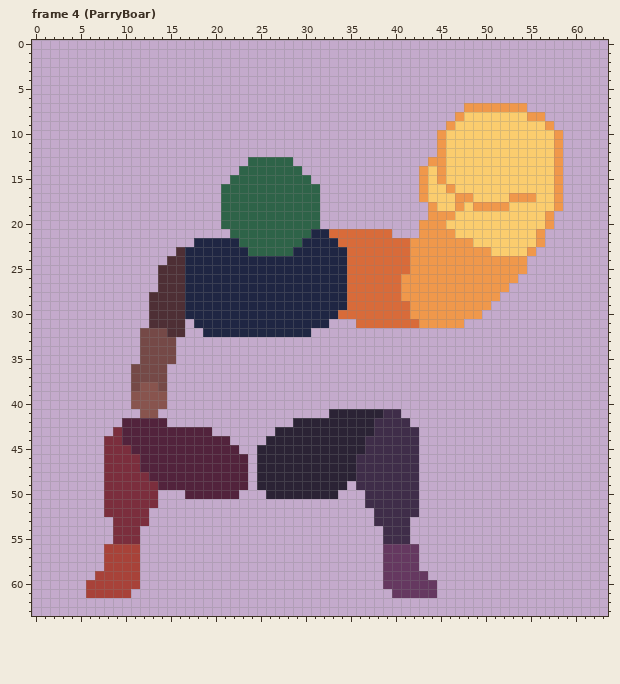
Edited in one commit: pixel-art file (Personal_Roberto/ASEPRITE/1. Liora/Liora_Boar.aseprite). This is how it looked before the edit.
64x64 pixels, 12 frames. Shown: frame 4 (ParryBoar). The commit also changed other frames, which this record leaves out.
And afterwards:
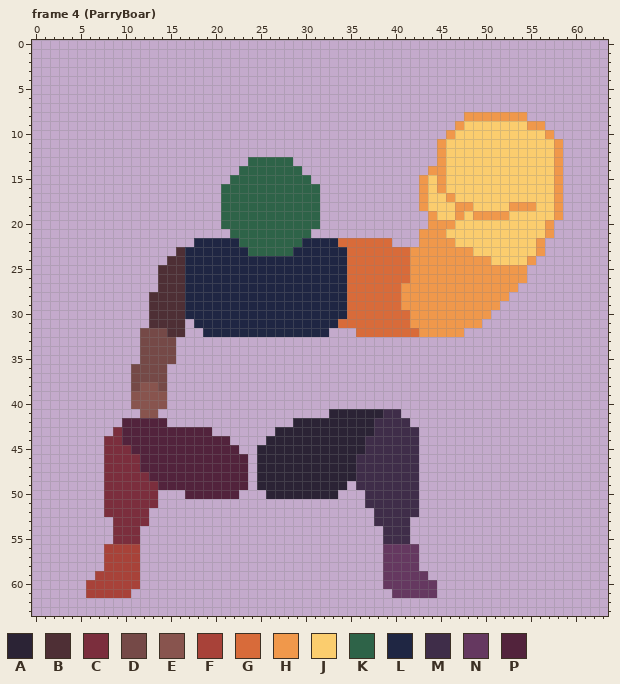
Palette (. is transparent): A #2b2335  B #4e2f35  C #7b2e3d  D #754947  E #88544e  F #a84239  G #d86b3a  H #f0984b  J #fbcd6e  K #2e6348  L #1f2643  M #3f2d49  N #653860  P #52233c
Difference:
Frame 4 (ParryBoar), layers "Torso", "LeftArm":
There is now colour G in row 31 at x 34 to 35; in row 32 at x 36 to 42.
The edit turns colour H into colour G in row 26 at x 41.
There is now colour H in row 18 at x 43; in row 19 at x 58; in row 21 at x 57; in row 23 at x 56; in row 24 at x 55; in row 26 at x 54.
There is now colour H in row 27 at x 53; in row 28 at x 52; in row 29 at x 51; in row 30 at x 50; in row 31 at x 48 to 49; in row 32 at x 43 to 47.
The edit turns colour G into colour H in row 29 at x 41; in row 31 at x 42.
The edit turns colour J into colour H in row 8 at x 48 to 54; in row 9 at x 47 and 55 to 56; in row 10 at x 46 and 57; in row 14 at x 44; in row 16 at x 45; in row 17 at x 46.
The edit turns colour J into colour H in row 18 at x 48 and 53 to 55; in row 19 at x 47 and 49 to 52; in row 20 at x 46.
The edit turns colour H into colour J in row 16 at x 46; in row 17 at x 47 to 48 and 53 to 55; in row 18 at x 44 and 49 to 52; in row 19 at x 45 to 46 and 57; in row 21 at x 46 and 56; in row 22 at x 47 to 48.
The edit turns colour H into colour J in row 23 at x 49 to 50 and 55; in row 24 at x 51 to 54.
There is now colour L in row 31 at x 33; in row 32 at x 31 to 32.
The edit turns colour G into colour L in row 30 at x 34.
Colour G is removed in row 21 at x 33 to 39; in row 22 at x 40 to 41.
Colour H is removed in row 7 at x 48 to 54; in row 8 at x 47 and 55 to 56; in row 9 at x 46 and 57; in row 10 at x 45 and 58; in row 13 at x 44; in row 14 at x 43.
Colour H is removed in row 20 at x 43; in row 22 at x 42.
Colour L is removed in row 21 at x 31 to 32.
